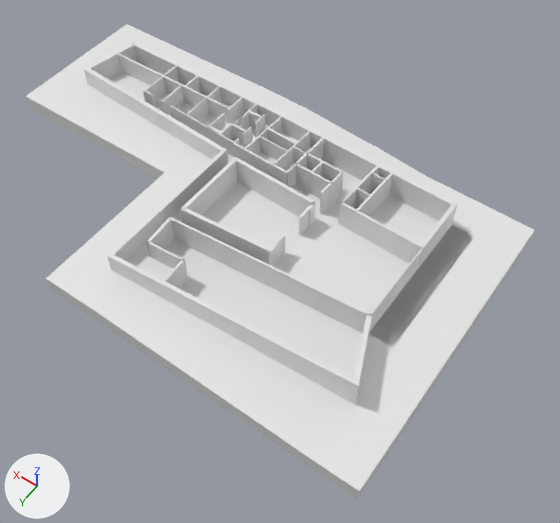
Renders of the Blender file blender/bavariathekE0.blend from each side of a commit.
Both versions are drawn from a camera (50 mm lens) standing at (-40.0, 47.0, 69.1) and looking at (-6.9, 0.7, -3.6). The axes (+X, +Y, +Z) are drawn at lower left. The lights are the same throughout.
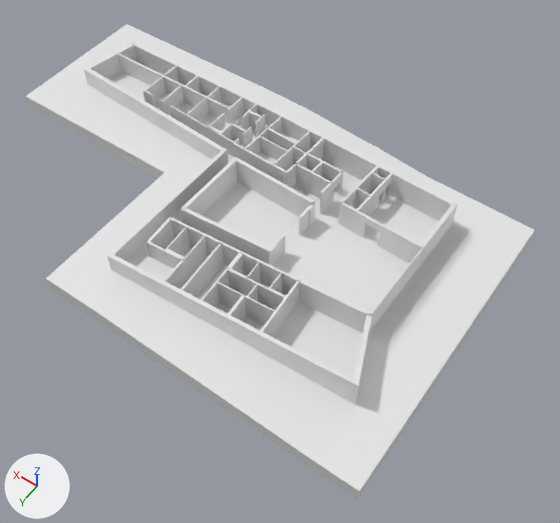
Where the newer file only moved an object's origin or applied its transform, the numbers keep the older frame.

Pixel boxes (x1, y1, x2, y2) of what changed, in the pictures (560 x 523 px):
'Cube.050', reshaped (46% narrower, 33% shorter): before (338, 202, 424, 268); after (378, 224, 424, 268)
'Cube.063', added: after (217, 282, 275, 325)
'Cube.150', added: after (181, 243, 223, 297)
'Cube.058', added: after (260, 281, 299, 337)
'Cube.151', added: after (184, 236, 208, 279)
'Cube.060', added: after (201, 252, 241, 307)
'Cube.148', added: after (227, 268, 247, 296)
'Cube.153', added: after (165, 227, 190, 256)
'Cube.143', added: after (246, 278, 268, 307)
'Cube.059', added: after (228, 295, 246, 321)
'Cube.147', added: after (268, 288, 286, 310)
'Cube.149', added: after (228, 253, 244, 275)
'Cube.144', added: after (246, 262, 260, 283)
'Cube.145', added: after (269, 273, 282, 293)
'Cube.146', added: after (247, 284, 258, 302)
'Cube.152', added: after (167, 249, 185, 259)
part 1 of me_cube_047, cut back: before (338, 202, 382, 246)

The change, as a diff of the scene's bpy script:
```diff
--- a/blender/bavariathekE0.blend.py
+++ b/blender/bavariathekE0.blend.py
@@ me_cube_047 @@
 # used by ob_cube_050; location = (-21.8, -5.2, 3.6); rotation_euler = (0.0, 0.0, -0.0349), in degrees (0, 0, -2); scale = (5.47, 0.15, 2.06)
-me_cube_047.from_pydata(...)  # 16 vertices, 14 faces; spans x 0.0..2.0, y -2.0..0.0, z -2.0..0.0
+me_cube_047.from_pydata(...)  # 8 vertices, 6 faces; spans x 0.0..1.0, y -2.0..0.0, z -2.0..0.0
+# me_cube_047 part 1
+# 8 vertices are removed from x 1.36..2.0, y -2.0..0.0, z -2.0..0.0
+# 9 faces are deleted
+# 1 new face joins them
@@ me_cube_057 @@
+me_cube_057.from_pydata([(0.0, 0.0, -2.0), (0.0, 0.0, 0.0), (2.0, 0.0, -2.0), (2.0, 0.0, 0.0), (0.0, -0.72, -2.0), (0.0, -0.72, 0.0), (2.0, -0.72, -2.0), (2.0, -0.72, 0.0)], [], [(4, 5, 1, 0), (0, 1, 3, 2), (3, 1, 5, 7), (0, 2, 6, 4), (2, 3, 7, 6)])
@@ me_cube_151 @@
+me_cube_151.from_pydata([(-1.12, 0.02, -0.87), (-1.12, 0.02, 1.13), (0.88, 0.02, -0.87), (0.88, 0.02, 1.13), (-1.12, -0.52, -0.87), (0.88, -0.52, 1.13), (-1.12, -0.52, 1.13), (0.88, -0.52, -0.87)], [], [(4, 6, 1, 0), (3, 1, 6, 5), (0, 2, 7, 4), (2, 3, 5, 7)])
@@ me_cube_153 @@
+me_cube_153.from_pydata([(7.08, -2.0, -2.0), (7.08, -2.0, 0.0), (7.08, 0.0, -2.0), (7.08, 0.0, 0.0), (4.68, 0.0, 0.0), (4.68, -2.0, -2.0), (4.68, 0.0, -2.0), (4.68, -2.0, 0.0)], [], [(2, 3, 1, 0), (4, 7, 1, 3), (4, 3, 2, 6), (7, 5, 0, 1), (6, 2, 0, 5)])
@@ me_cube_154 @@
+me_cube_154.from_pydata([(0.0, -0.69, -2.0), (0.0, -0.69, 0.0), (2.0, -0.69, -2.0), (2.0, -0.69, 0.0), (0.0, 0.0, -2.0), (2.0, 0.0, 0.0), (0.0, 0.0, 0.0), (2.0, 0.0, -2.0)], [], [(7, 5, 3, 2), (2, 3, 1, 0), (4, 7, 2, 0), (5, 6, 1, 3), (0, 1, 6, 4)])
@@ me_cube_059 @@
+me_cube_059.from_pydata([(0.0, -2.22, -2.0), (0.0, -2.22, 0.0), (0.0, 0.0, -2.0), (0.0, 0.0, 0.0), (2.0, -2.22, -2.0), (2.0, -2.22, 0.0), (2.0, 0.0, -2.0), (2.0, 0.0, 0.0), (0.0, 0.0, 0.0)], [], [(0, 1, 3, 2), (2, 3, 7, 6), (6, 7, 5, 4), (4, 5, 1, 0), (2, 6, 4, 0), (7, 3, 1, 5)])
@@ ob_cube_058 @@
+ob_cube_058 = bpy.data.objects.new('Cube.058', me_cube_056)  # 16 vertices, 14 faces; spans x -0.25..0.0, y -7.4..0.0, z -4.13..0.0
+ob_cube_058.location = (-13.7, 13.6, 3.6)
+ob_cube_058.rotation_euler = (0.0, 0.0, 0.0742)  # degrees (0, 0, 4.3)
@@ ob_cube_059 @@
+ob_cube_059 = bpy.data.objects.new('Cube.059', me_cube_057)
+ob_cube_059.location = (-10.1, 13.8, 3.6)
+ob_cube_059.rotation_euler = (0.0, 0.0, 0.0742)  # degrees (0, 0, 4.3)
+ob_cube_059.scale = (0.175, 3.85, 2.06)
@@ ob_cube_060 @@
+ob_cube_060 = bpy.data.objects.new('Cube.060', me_cube_058)  # a box spanning x 0.0..2.0, y -1.92..0.0, z -2.0..0.0
+ob_cube_060.location = (-6.6, 14.1, 3.6)
+ob_cube_060.rotation_euler = (0.0, 0.0, 0.0742)  # degrees (0, 0, 4.3)
+ob_cube_060.scale = (0.11, 3.85, 2.06)
@@ ob_cube_063 @@
+ob_cube_063 = bpy.data.objects.new('Cube.063', me_cube_063)  # 24 vertices, 22 faces; spans x 0.0..7.08, y -2.0..0.0, z -2.0..0.0
+ob_cube_063.location = (-13.5, 10.9, 3.6)
+ob_cube_063.rotation_euler = (0.0, 0.0, 0.0742)  # degrees (0, 0, 4.3)
+ob_cube_063.scale = (1.0, 0.075, 2.06)
@@ ob_cube_143 @@
+ob_cube_143 = bpy.data.objects.new('Cube.143', me_cube_148)  # 24 vertices, 20 faces; spans x 2.05..4.68, y -2.0..0.0, z -2.0..0.0
+ob_cube_143.location = (-13.3, 8.9, 3.6)
+ob_cube_143.rotation_euler = (0.0, 0.0, 0.0742)  # degrees (0, 0, 4.3)
+ob_cube_143.scale = (1.0, 0.1, 2.06)
@@ ob_cube_144 @@
+ob_cube_144 = bpy.data.objects.new('Cube.144', me_cube_149)  # 16 vertices, 13 faces; spans x 0.0..0.15, y -2.66..0.0, z -4.13..0.0
+ob_cube_144.location = (-8.7, 9.2, 3.6)
+ob_cube_144.rotation_euler = (0.0, 0.0, 0.0742)  # degrees (0, 0, 4.3)
@@ ob_cube_145 @@
+ob_cube_145 = bpy.data.objects.new('Cube.145', me_cube_150)  # 16 vertices, 13 faces; spans x -0.15..0.0, y -2.31..0.0, z -4.13..0.0
+ob_cube_145.location = (-11.3, 8.7, 3.6)
+ob_cube_145.rotation_euler = (0.0, 0.0, 0.0742)  # degrees (0, 0, 4.3)
@@ ob_cube_146 @@
+ob_cube_146 = bpy.data.objects.new('Cube.146', me_cube_151)
+ob_cube_146.location = (-10.1, 10.9, 1.3)
+ob_cube_146.rotation_euler = (0.0, 0.0, 0.0742)  # degrees (0, 0, 4.3)
+ob_cube_146.scale = (0.075, 3.85, 2.06)
@@ ob_cube_147 @@
+ob_cube_147 = bpy.data.objects.new('Cube.147', me_cube_152)  # a box spanning x 0.0..2.05, y -2.0..0.0, z -2.0..0.0
+ob_cube_147.location = (-13.3, 8.9, 3.6)
+ob_cube_147.rotation_euler = (0.0, 0.0, 0.0742)  # degrees (0, 0, 4.3)
+ob_cube_147.scale = (1.0, 0.15, 2.06)
@@ ob_cube_148 @@
+ob_cube_148 = bpy.data.objects.new('Cube.148', me_cube_153)
+ob_cube_148.location = (-13.3, 8.9, 3.6)
+ob_cube_148.rotation_euler = (0.0, 0.0, 0.0742)  # degrees (0, 0, 4.3)
+ob_cube_148.scale = (1.0, 0.15, 2.06)
@@ ob_cube_149 @@
+ob_cube_149 = bpy.data.objects.new('Cube.149', me_cube_154)
+ob_cube_149.location = (-6.5, 9.4, 3.6)
+ob_cube_149.rotation_euler = (0.0, 0.0, 0.0742)  # degrees (0, 0, 4.3)
+ob_cube_149.scale = (0.115, 3.85, 2.06)
@@ ob_cube_150 @@
+ob_cube_150 = bpy.data.objects.new('Cube.150', me_cube_058.copy())
+ob_cube_150.location = (-4.1, 14.2, 3.6)
+ob_cube_150.rotation_euler = (0.0, 0.0, 0.0742)  # degrees (0, 0, 4.3)
+ob_cube_150.scale = (0.11, 3.85, 2.06)
@@ ob_cube_151 @@
+ob_cube_151 = bpy.data.objects.new('Cube.151', me_cube_059)
+ob_cube_151.location = (-1.7, 11.0, 3.6)
+ob_cube_151.rotation_euler = (0.0, 0.0, 0.0742)  # degrees (0, 0, 4.3)
+ob_cube_151.scale = (0.085, 1.73, 2.06)
@@ ob_cube_152 @@
+ob_cube_152 = bpy.data.objects.new('Cube.152', me_cube_059.copy())
+ob_cube_152.location = (-1.5, 11.0, 3.6)
+ob_cube_152.rotation_euler = (0.0, 0.0, 0.0742)  # degrees (0, 0, 4.3)
+ob_cube_152.scale = (1.15, 0.112, 2.06)
@@ ob_cube_153 @@
+ob_cube_153 = bpy.data.objects.new('Cube.153', me_cube_157)  # 17 vertices, 14 faces; spans x 0.0..0.15, y -3.86..0.0, z -4.13..0.0
+ob_cube_153.location = (0.8, 11.1, 3.6)
+ob_cube_153.rotation_euler = (0.0, 0.0, 0.0742)  # degrees (0, 0, 4.3)
```
